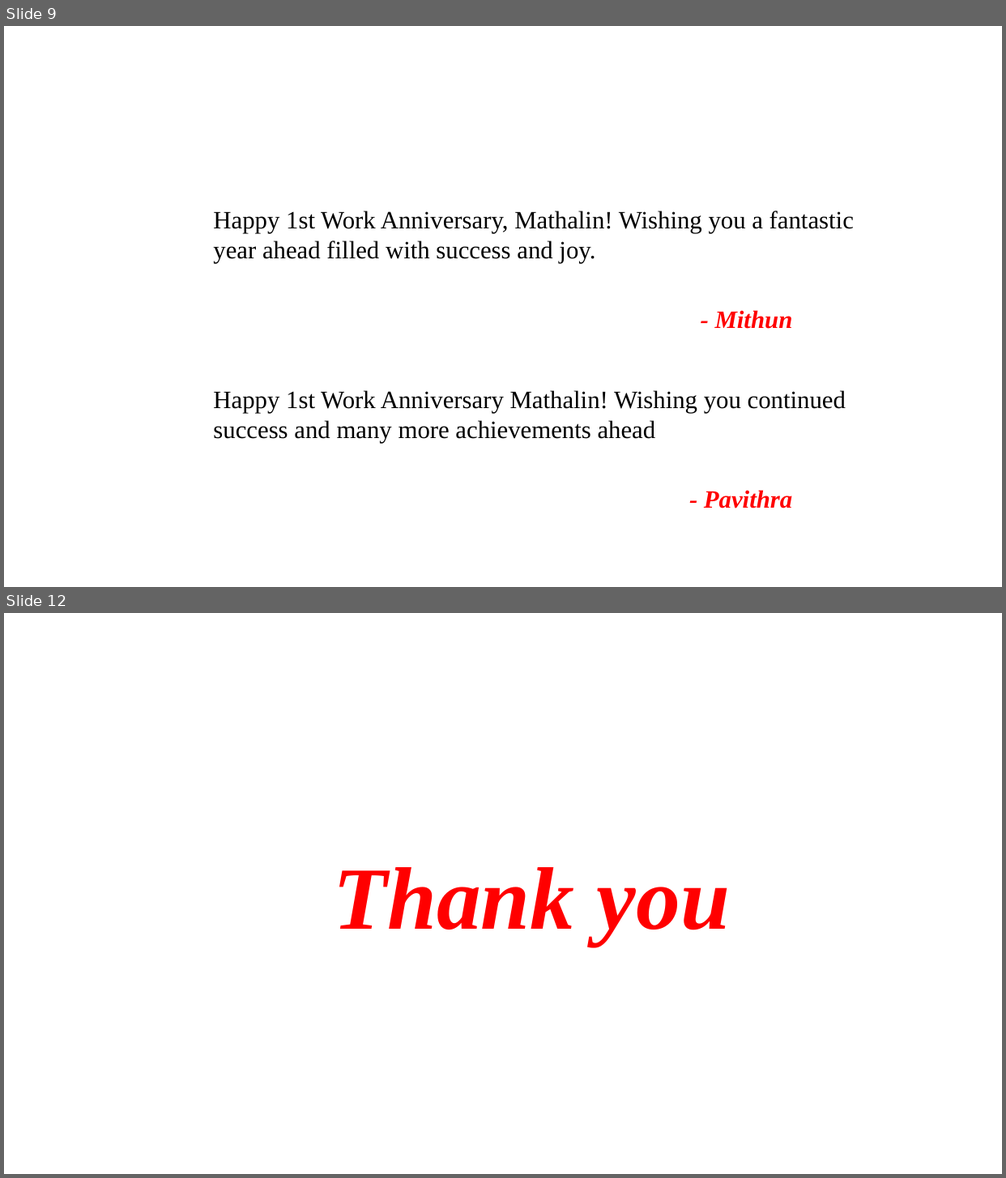
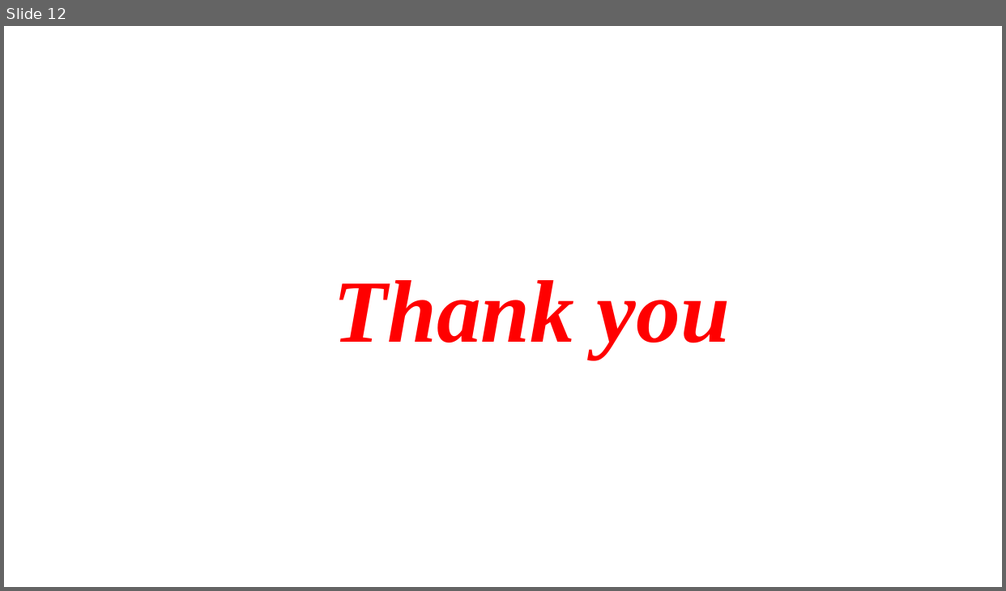
Before and after one commit to Joedharsic07/entrans-hr-hub-fullstack, a slide deck: entrans-hr-hub-backend/myproject/media/Final_Anniversary_Presentation.pptx. Shown one above the other, each under a label of ours: slides 9 and 12 before the commit, slide 12 after it; the slides between them are not shown. The pictures are 1006x1178 and 1006x591 pixels, drawn with LibreOffice and Linux fonts; fonts in the diff are those of the drawing; background and template pictures are left out. Boxes give left, top, right and bottom in pixels: in the first picture for what was removed or moved away, otherwise in the second. Text is boxed around its words. In the diff, an @@ line names an element or a change of style, - is before the commit and + after.

```diff
--- a/entrans-hr-hub-backend/myproject/media/Final_Anniversary_Presentation.pptx
+++ b/entrans-hr-hub-backend/myproject/media/Final_Anniversary_Presentation.pptx
@@ slide 9 removed at (4,26,1002,587), background picture (left out) @@
@@ text removed at (213,211,854,263) @@
-Happy 1st Work Anniversary, Mathalin! Wishing you a fantastic year ahead filled with success and joy.
@@ text removed at (715,310,793,329) @@
-- Mithun
@@ text removed at (213,390,846,443) @@
-Happy 1st Work Anniversary Mathalin! Wishing you continued success and many more achievements ahead
@@ text removed at (704,490,792,509) @@
-- Pavithra
```
Also in this commit, not shown: 9 slides changed, 2 slides added, 1 other slide removed, 28 other files.
